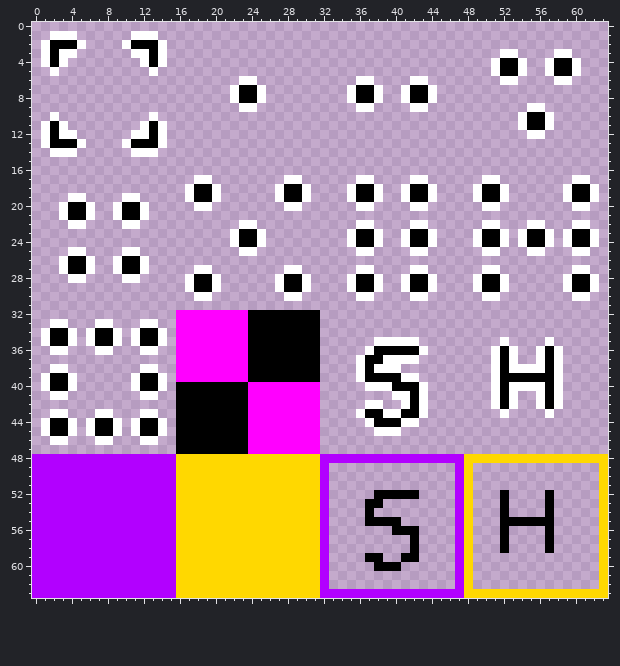
One commit to this pixel-art sprite: src/main/resources/assets/armourers_workshop/textures/tile-entities/markers.png. Above: the version before the commit.
The file is 64x64 pixels.
New version:
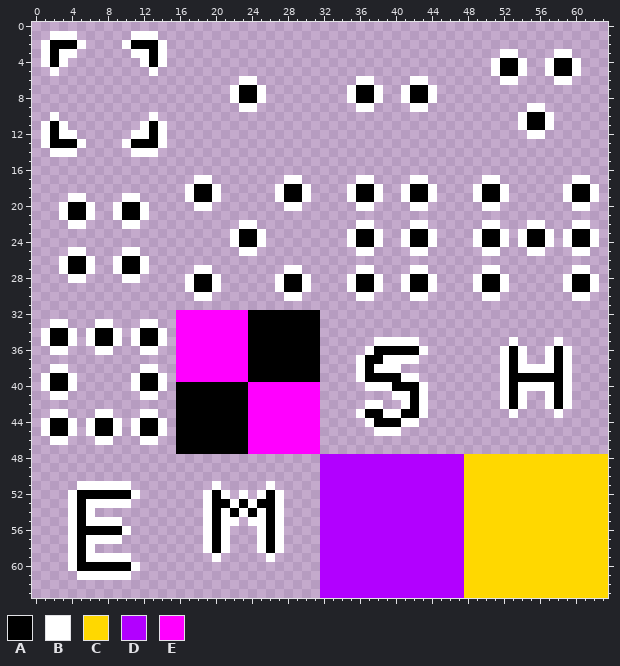
Palette (. is transparent): A #000000  B #ffffff  C #ffd800  D #b200ff  E #ff00ff
Diff:
Changed rows in their new state; - is an unchanged pixel.
first column x 51:
35 -.B---.B-
36 .BAB-.BAB
37 .BAB-.BAB
38 .BA---BAB
39 .B-----AB
40 .BA---BAB
41 .BAB-.BAB
42 .BAB-.BAB
43 -.B---.B-
first column x 0:
48 ................................-------------------------------
49 ................................-DDDDDDDDDDDDDD--CCCCCCCCCCCCCC
50 ................................-DDDDDDDDDDDDDD--CCCCCCCCCCCCCC
51 .....BBBBBB.........B.....B.....-DDDDDDDDDDDDDD--CCCCCCCCCCCCCC
52 ....BAAAAAAB.......BAB.B.BAB....-DDDDDDDDDDDDDD--CCCCCCCCCCCCCC
53 ....BABBBBB........BAABABAAB....-DDDDDDDDDDDDDD--CCCCCCCCCCCCCC
54 ....BAB............BABABABAB....-DDDDDDDDDDDDDD--CCCCCCCCCCCCCC
55 ....BABBBB.........BABB.BBAB....-DDDDDDDDDDDDDD--CCCCCCCCCCCCCC
56 ....BAAAAAB........BAB...BAB....-DDDDDDDDDDDDDD--CCCCCCCCCCCCCC
57 ....BABBBB.........BAB...BAB....-DDDDDDDDDDDDDD--CCCCCCCCCCCCCC
58 ....BAB............BAB...BAB....-DDDDDDDDDDDDDD--CCCCCCCCCCCCCC
59 ....BABBBBB.........B.....B.....-DDDDDDDDDDDDDD--CCCCCCCCCCCCCC
60 ....BAAAAAAB....................-DDDDDDDDDDDDDD--CCCCCCCCCCCCCC
61 .....BBBBBB.....................-DDDDDDDDDDDDDD--CCCCCCCCCCCCCC
62 ................................-DDDDDDDDDDDDDD--CCCCCCCCCCCCCC
63 ................................-------------------------------
